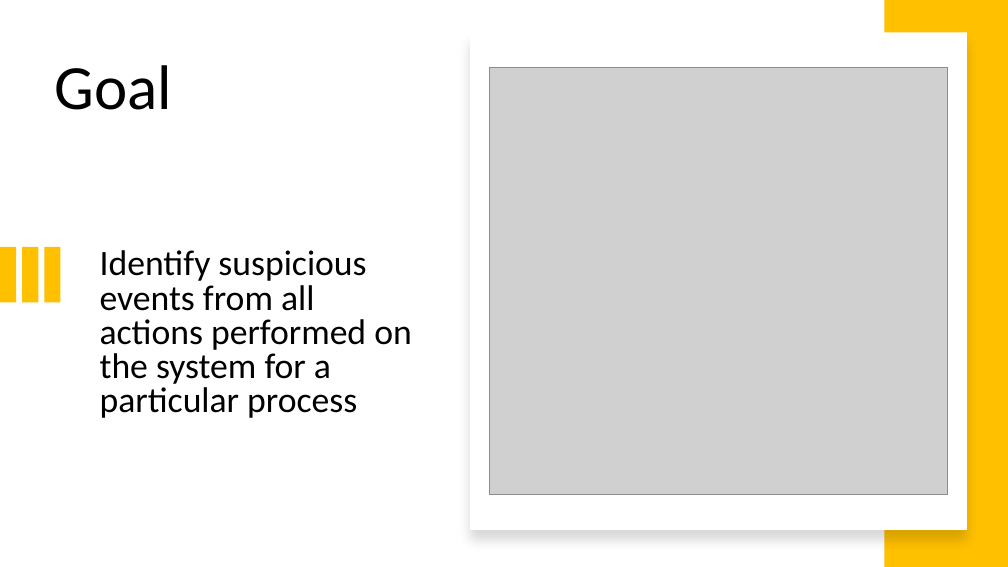
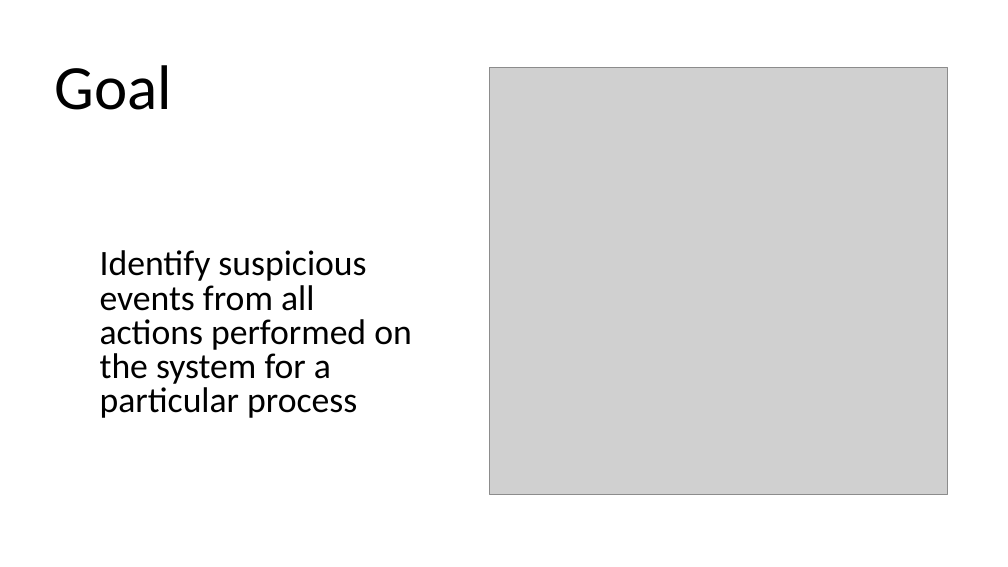
Before and after one commit to ychielt/project_CE, a slide deck: slide 2 of presentation.pptx. Drawn at 1008x567 pixels with LibreOffice and Linux fonts; fonts in the diff are those of the drawing; grey boxes stand for pictures; background and template pictures are left out. Boxes give left, top, right and bottom in pixels: in the first picture for what was removed or moved away, otherwise in the second. Text is boxed around its words. In the diff, an @@ line names an element or a change of style, - is before the commit and + after.

```diff
--- a/presentation.pptx
+++ b/presentation.pptx
@@ rectangle removed at (885, 0, 1008, 567) @@
@@ rectangle removed at (470, 33, 967, 530) @@
@@ rectangle removed at (0, 247, 16, 302) @@
@@ rectangle removed at (22, 247, 38, 302) @@
@@ rectangle removed at (45, 247, 60, 302) @@
```
Also in this commit, not shown: 4 other slides changed, 2 slides added, 1 slide removed.
